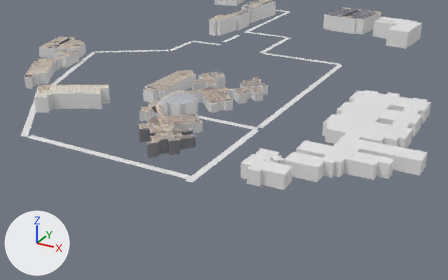
The Blender file Models/Untitled1.blend as it was, and as the next commit left it.
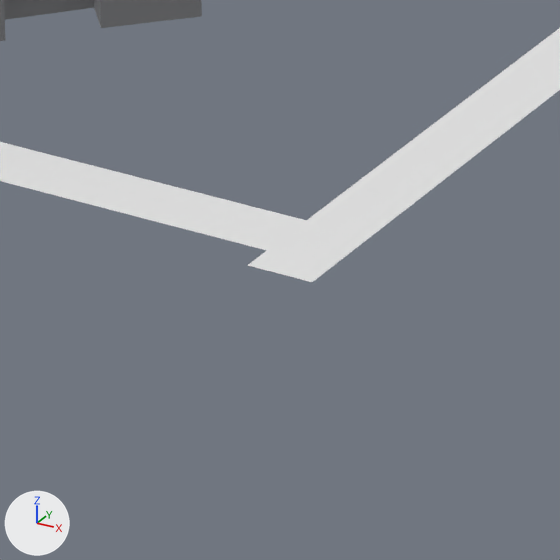
Each version is shown from a 50 mm lens placed at (278.6, -454.1, 209.4), pointed at (80.8, -94.6, 29.6), then close up on the part from 35% to 49% of the width and 54% to 76% of the height. Every picture has the same lights, and +X, +Y and +Z are marked at lower left.
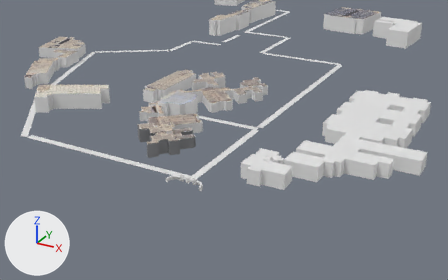
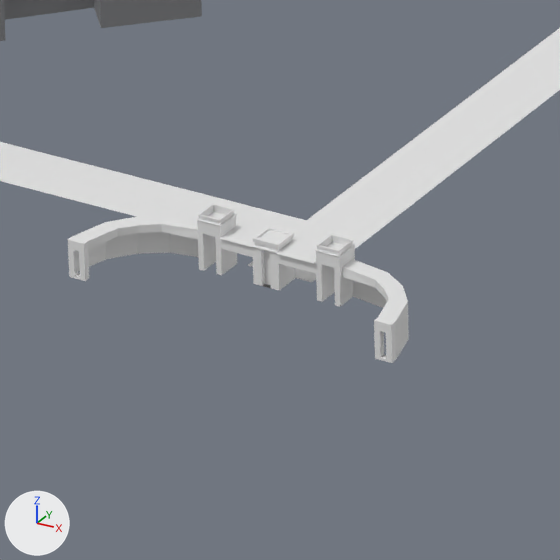
Changed parts and their boxes (x1, y1, x2, y2) in the close-ups (560 x 560 px):
'Plane.018', added
    after: (68, 216, 409, 363)
'Cube.002', added
    after: (196, 204, 355, 306)
'Cube.001', added
    after: (220, 225, 318, 290)

Diff of the bpy script that builds the scene:
```diff
--- a/Models/Untitled1.blend.py
+++ b/Models/Untitled1.blend.py
@@ me_plane_014 @@
+me_plane_014.from_pydata(...)  # 45 vertices, 40 faces; spans x -14.73..-6.48, y -7.21..0.71, z 0.0..3.31
@@ me_cube_003 @@
+me_cube_003.from_pydata(...)  # 96 vertices, 94 faces; spans x -6.55..-4.32, y -1.25..1.14, z 0.0..4.81
@@ me_cube_002 @@
+me_cube_002.from_pydata(...)  # 126 vertices, 124 faces; spans x -4.08..4.62, y -1.46..1.32, z 0.0..3.97
@@ ob_plane_018 @@
+ob_plane_018 = bpy.data.objects.new('Plane.018', me_plane_014)
+ob_plane_018.parent = ob_parulgate
+ob_plane_018.matrix_parent_inverse = Matrix(((1.0, 0.0, 0.0, -62.45), (0.0, 1.0, 0.0, 115.2), (0.0, 0.0, 1.0, 0.0), (0.0, 0.0, 0.0, 1.0)))
+ob_plane_018.location = (62.73, -115.2, 0.0)
+_m = ob_plane_018.modifiers.new('Mirror', 'MIRROR')
@@ ob_parulgate @@
+ob_parulgate = bpy.data.objects.new('ParulGate', None)
+ob_parulgate.location = (62.45, -115.2, 0.0)
@@ ob_cube_002 @@
+ob_cube_002 = bpy.data.objects.new('Cube.002', me_cube_003)
+ob_cube_002.parent = ob_parulgate
+ob_cube_002.matrix_parent_inverse = Matrix(((1.0, 0.0, 0.0, -62.45), (0.0, 1.0, 0.0, 115.2), (0.0, 0.0, 1.0, 0.0), (0.0, 0.0, 0.0, 1.0)))
+ob_cube_002.location = (62.72, -115.2, 0.013)
+_m = ob_cube_002.modifiers.new('Mirror', 'MIRROR')
@@ ob_cube_001 @@
+ob_cube_001 = bpy.data.objects.new('Cube.001', me_cube_002)
+ob_cube_001.parent = ob_parulgate
+ob_cube_001.matrix_parent_inverse = Matrix(((1.0, 0.0, 0.0, -62.45), (0.0, 1.0, 0.0, 115.2), (0.0, 0.0, 1.0, 0.0), (0.0, 0.0, 0.0, 1.0)))
+ob_cube_001.location = (62.45, -115.2, 0.0)
```
